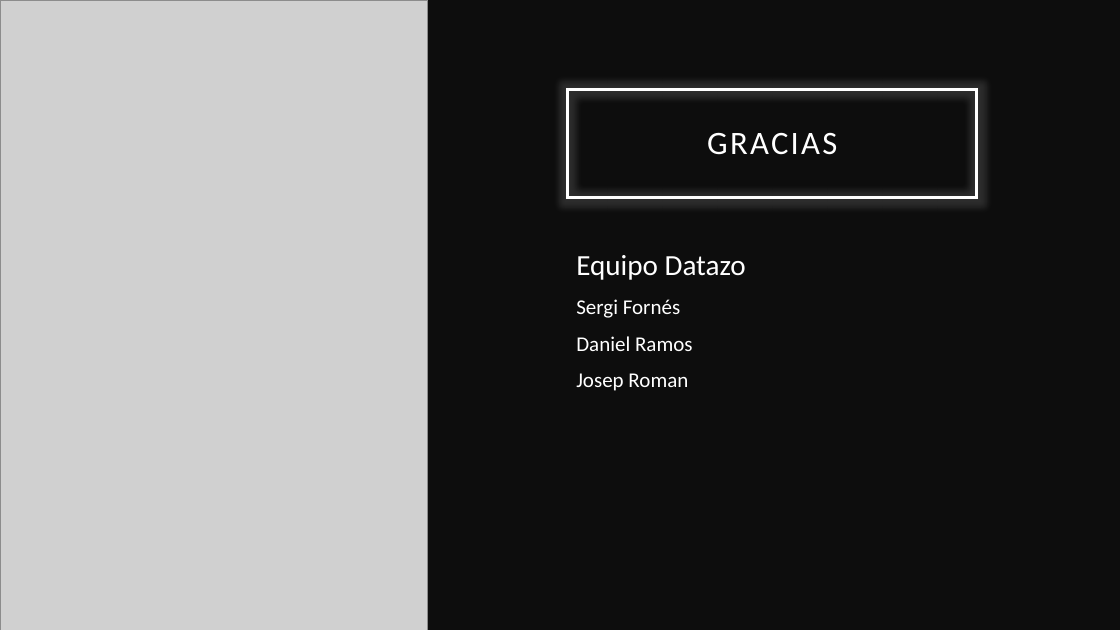
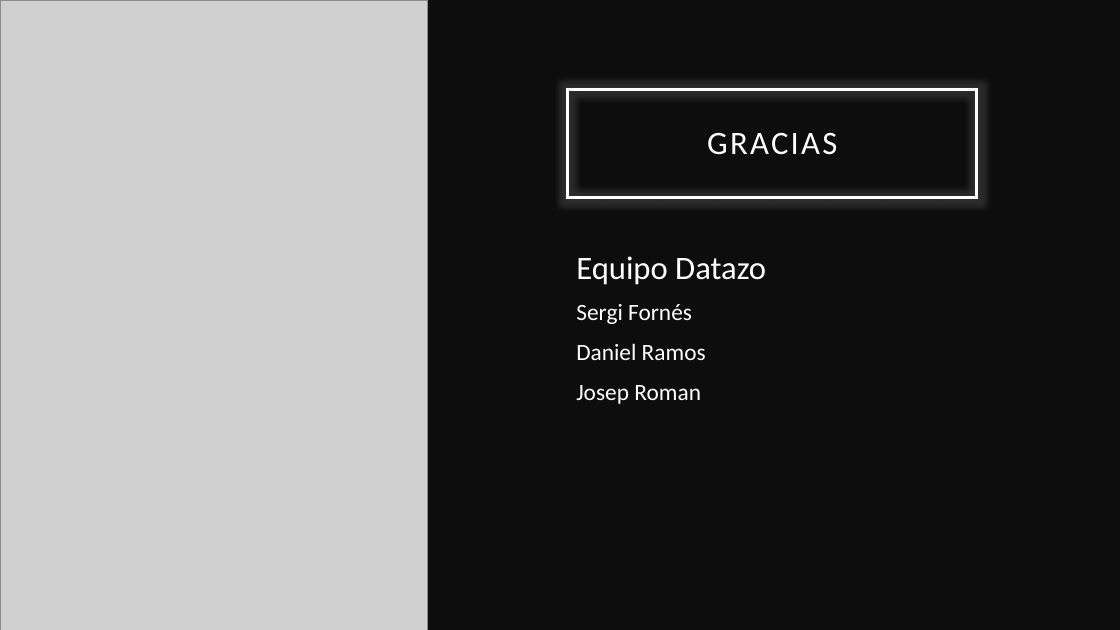
Before and after one commit to DanielRamosHoogwout/UniversityHack, a slide deck: slide 7 of Universityhack_datazo.pptx (slide 5 before the commit). Drawn at 1120x630 pixels with LibreOffice and Linux fonts; fonts in the diff are those of the drawing; grey boxes stand for pictures. Boxes give left, top, right and bottom in pixels: in the first picture for what was removed or moved away, otherwise in the second. Text is boxed around its words. In the diff, an @@ line names an element or a change of style, - is before the commit and + after.

Commit message:
Pptx finished

```diff
--- a/Universityhack_datazo.pptx
+++ b/Universityhack_datazo.pptx
@@ text "Equipo Datazo" at [576, 256, 766, 404]: size 25 to 28 pt in "Equipo Datazo"; size 18 to 20 pt in "Sergi Fornés", "Daniel Ramos", "Josep Roman" @@
```
Also in this commit, not shown: 2 other slides changed, 3 slides added, 1 slide removed.
